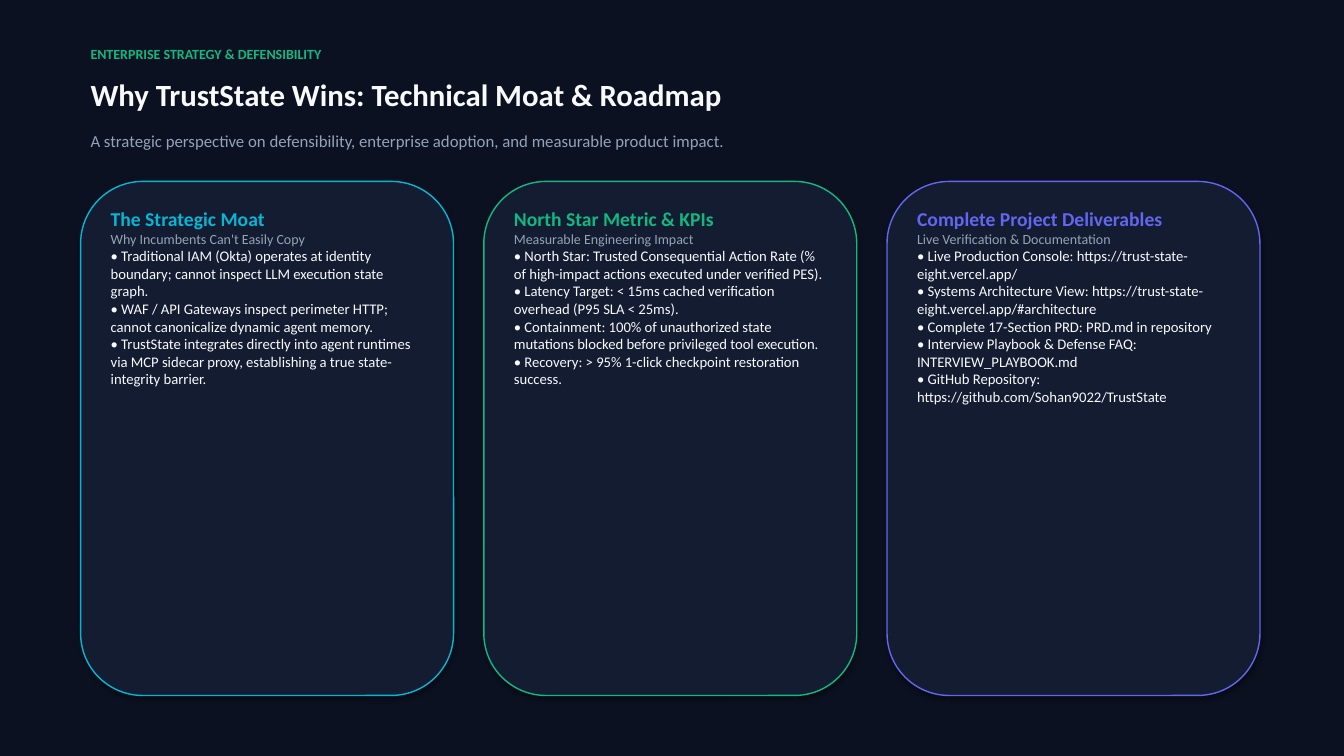
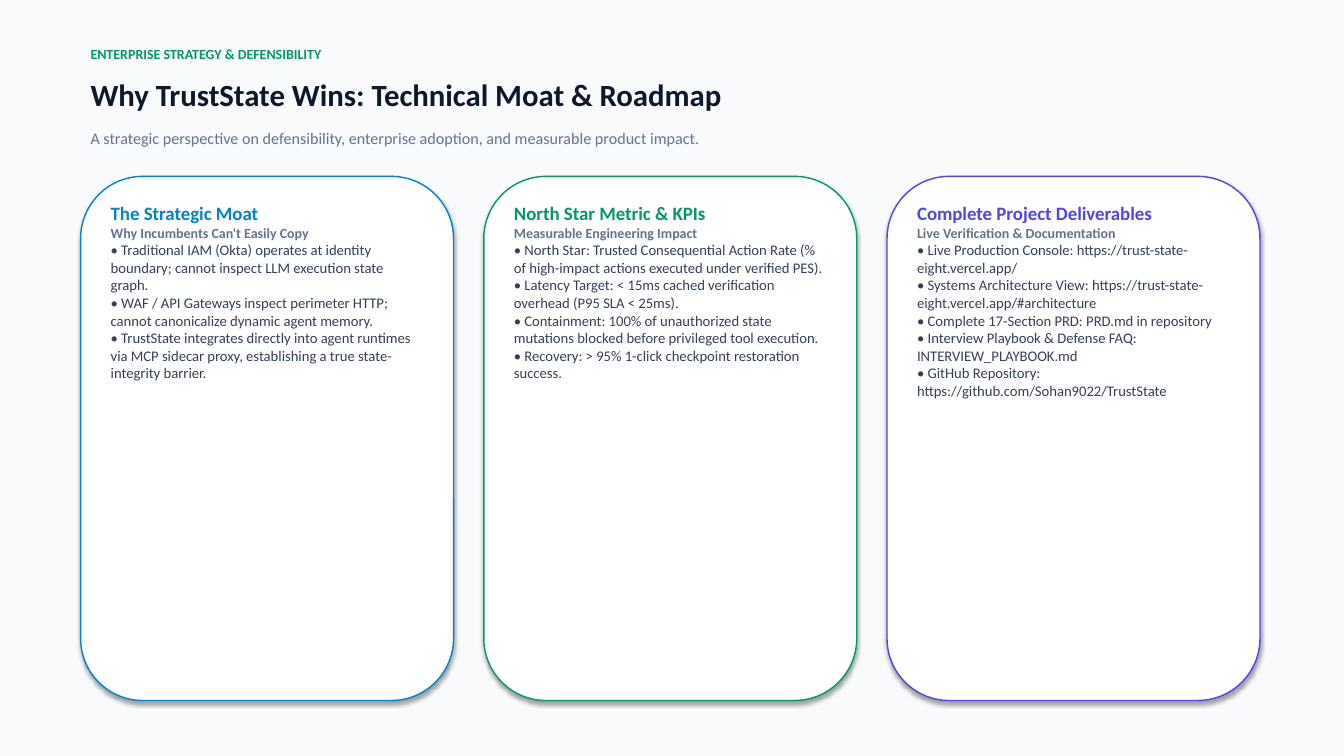
Before and after one commit to Sohan9022/TrustState, a slide deck: slide 8 of TrustState_Executive_Presentation.pptx. Drawn at 1344x756 pixels with LibreOffice and Linux fonts; fonts in the diff are those of the drawing. Boxes give left, top, right and bottom in pixels: in the first picture for what was removed or moved away, otherwise in the second. Text is boxed around its words. In the diff, an @@ line names an element or a change of style, - is before the commit and + after.

Commit message:
fix: auto-navigate to console on tour simulations, refine navbar layout, and update pitch deck to executive light theme

```diff
--- a/TrustState_Executive_Presentation.pptx
+++ b/TrustState_Executive_Presentation.pptx
@@ rectangle at (x1=0, y1=0, x2=1344, y2=756): fill #0B1120 to #F8FAFC @@
@@ text "ENTERPRISE STRATEGY & DEFENSIBILITY" at (x1=91, y1=49, x2=322, y2=59): text colour #10B981 to #059669 @@
@@ text "Why TrustState Wins: Technical Moat ..." at (x1=91, y1=84, x2=722, y2=111): text colour #F8FAFC to #0F172A @@
@@ text "A strategic perspective on defensibility, ..." at (x1=91, y1=133, x2=699, y2=147): size 12 to 11.5 pt, text colour #94A3B8 to #64748B @@
@@ rounded rectangle resized from (x1=81, y1=181, x2=454, y2=696) to (x1=81, y1=176, x2=454, y2=701) @@
@@ rounded rectangle at (x1=81, y1=176, x2=454, y2=701): fill #131C31 to #FFFFFF; outline #06B6D4 1 pt to #0284C7 1 pt @@
@@ rounded rectangle resized from (x1=484, y1=181, x2=857, y2=696) to (x1=484, y1=176, x2=857, y2=701) @@
@@ rounded rectangle at (x1=484, y1=176, x2=857, y2=701): fill #131C31 to #FFFFFF; outline #10B981 1 pt to #059669 1 pt @@
@@ rounded rectangle resized from (x1=887, y1=181, x2=1260, y2=696) to (x1=887, y1=176, x2=1260, y2=701) @@
@@ rounded rectangle at (x1=887, y1=176, x2=1260, y2=701): fill #131C31 to #FFFFFF; outline #6366F1 1 pt to #4F46E5 1 pt @@
@@ text "The Strategic Moat" at (x1=111, y1=206, x2=410, y2=381): size 14 to 13.5 pt, text colour #06B6D4 to #0284C7 in "The Strategic Moat"; text colour #94A3B8 to #64748B, bold on in "Why Incumbents Can't Easily Copy"; text colour #F8FAFC to #334155 in "• Traditional IAM (Okta) operates at identity ...", "• WAF / API Gateways inspect perimeter ...", "• TrustState integrates directly into agent runtimes ..." @@
@@ text "North Star Metric & KPIs" at (x1=514, y1=206, x2=822, y2=378): size 14 to 13.5 pt, text colour #10B981 to #059669 in "North Star Metric & KPIs"; text colour #94A3B8 to #64748B, bold on in "Measurable Engineering Impact"; text colour #F8FAFC to #334155 in "• North Star: Trusted Consequential Action Rate ...", "• Latency Target: < 15ms cached verification ...", "• Containment: 100% of unauthorized state mutations ...", "• Recovery: > 95% 1-click checkpoint restoration ..." @@
@@ text "Complete Project Deliverables" at (x1=917, y1=206, x2=1212, y2=399): size 14 to 13.5 pt, text colour #6366F1 to #4F46E5 in "Complete Project Deliverables"; text colour #94A3B8 to #64748B, bold on in "Live Verification & Documentation"; text colour #F8FAFC to #334155 in "• Live Production Console: https://trust-state-eight.vercel. ...", "• Systems Architecture View: https://trust-state-eight.verce ...", "• Complete 17-Section PRD: PRD.md in repository", "• Interview Playbook & Defense FAQ: INTERVIEW_PLAYBOOK.md" and 1 more places @@
```
Also in this commit, not shown: 7 other slides changed, 6 other files.
